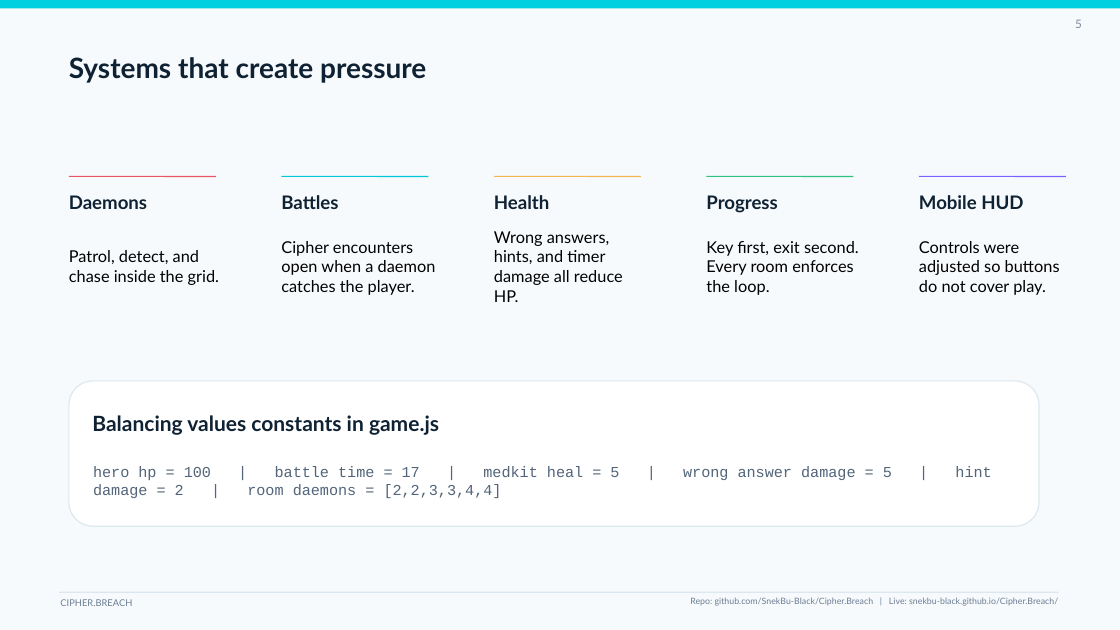
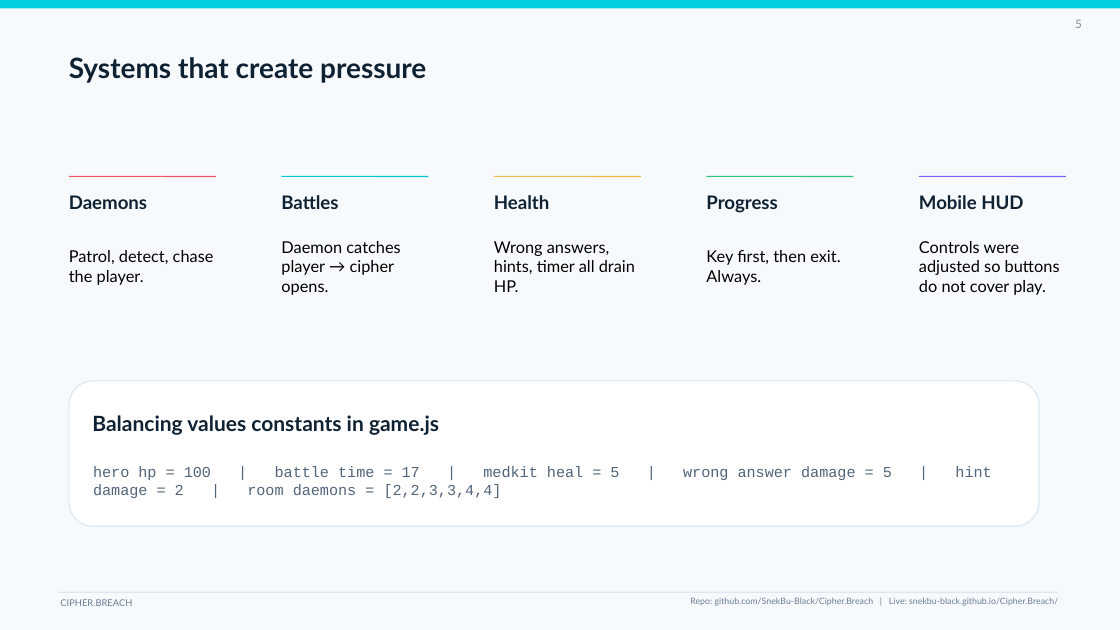
Before and after one commit to SnekBu-Black/Cipher.Breach, a slide deck: slide 5 of Cipher_Breach_Presentation.pptx. Drawn at 1120x630 pixels with LibreOffice and Linux fonts; fonts in the diff are those of the drawing. Boxes give left, top, right and bottom in pixels: in the first picture for what was removed or moved away, otherwise in the second. Text is boxed around its words. In the diff, an @@ line names an element or a change of style, - is before the commit and + after.

```diff
--- a/Cipher_Breach_Presentation.pptx
+++ b/Cipher_Breach_Presentation.pptx
@@ text at [69, 250, 214, 285]: text changed @@
-Patrol, detect, and chase inside the grid.
+Patrol, detect, chase the player.
@@ text at [281, 241, 400, 295]: text changed @@
-Cipher encounters open when a daemon catches the player.
+Daemon catches player → cipher opens.
@@ text at [494, 241, 635, 292]: text changed @@
-Wrong answers, hints, and timer damage all reduce HP.
+Wrong answers, hints, timer all drain HP.
@@ text at [706, 250, 840, 285]: text changed @@
-Key first, exit second. Every room enforces the loop.
+Key first, then exit. Always.
```
Also in this commit, not shown: 4 other slides changed.
